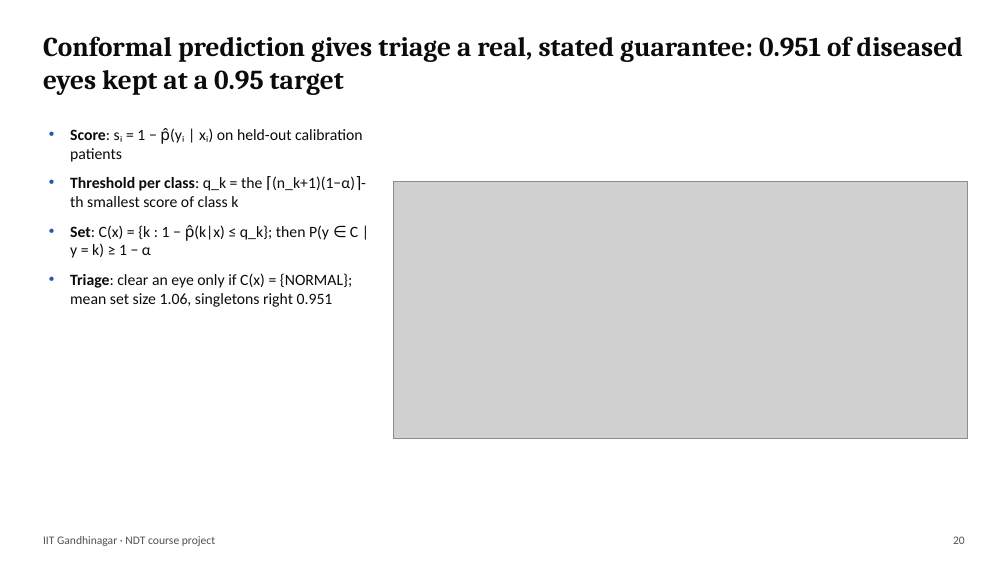
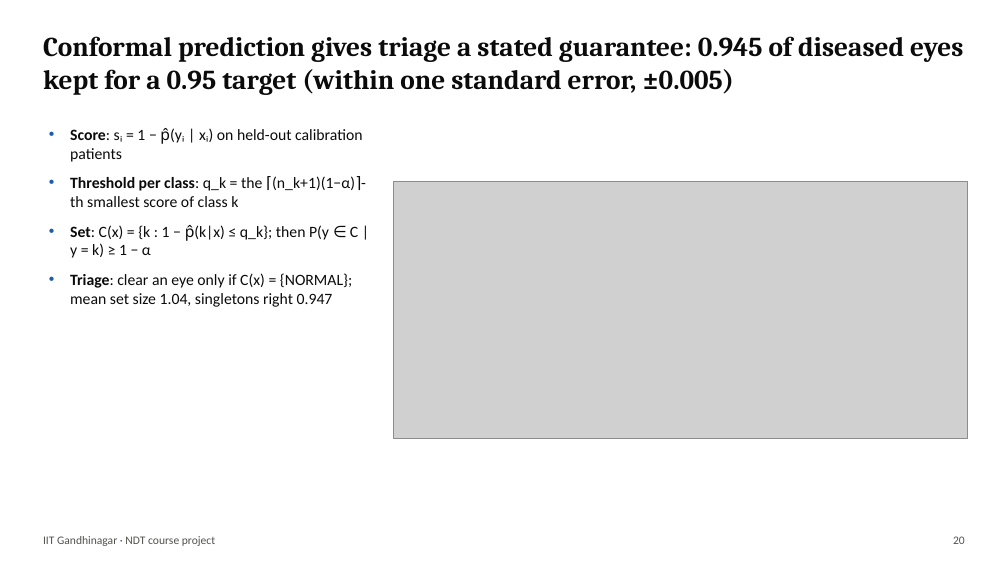
Before and after one commit to Harsh-jain12/retinal-oct-physics-ml, a slide deck: slide 20 of presentation/Retinal_OCT_Physics_ML.pptx. Drawn at 1008x567 pixels with LibreOffice and Linux fonts; fonts in the diff are those of the drawing; grey boxes stand for pictures. Boxes give left, top, right and bottom in pixels: in the first picture for what was removed or moved away, otherwise in the second. Text is boxed around its words. In the diff, an @@ line names an element or a change of style, - is before the commit and + after.

```diff
--- a/presentation/Retinal_OCT_Physics_ML.pptx
+++ b/presentation/Retinal_OCT_Physics_ML.pptx
@@ text at (43,36,963,95): text changed @@
-Conformal prediction gives triage a real, stated guarantee: 0.951 of diseased eyes kept at a 0.95 target
+Conformal prediction gives triage a stated guarantee: 0.945 of diseased eyes kept for a 0.95 target (within one standard error, ±0.005)
@@ text at (70,273,352,307): text changed @@
-• Triage: clear an eye only if C(x) = {NORMAL}; mean set size 1.06, singletons right 0.951
+• Triage: clear an eye only if C(x) = {NORMAL}; mean set size 1.04, singletons right 0.947
```
Also in this commit, not shown: 8 other slides changed, 2 slides added, 20 other files.
